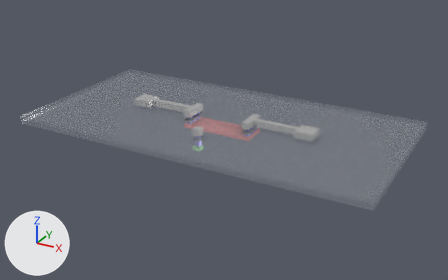
The glTF model tests/Resistor-Basics/build/Simple_Resistor_Space/board.glb as it was, and as the next commit left it.
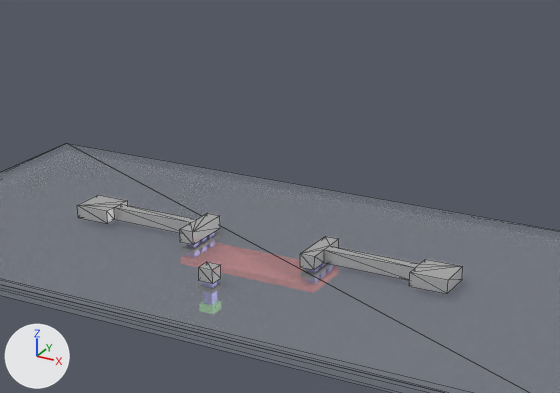
There are two pictures of each version: one whole from a 50 mm camera at (0.0000254, -0.0000327, 0.0000135) aimed at (0.0000103, -0.0000053, -0.0000003), one close up on the part from 22% to 82% of the width and 0% to 68% of the height. The lights are fixed; the arrows at lower left show +X, +Y and +Z. The last two pictures show the newer version. The close-ups show mesh edges as thin lines. Vertices at exactly the same position are counted once.

The scene before the commit, as lines of its bpy script (objects in view):
```python
ob_copper_net1_contour0 = bpy.data.objects.new('Copper_Net1_Contour0', me_copper_net1_contour0)
ob_copper_net1_contour0.location = (0.0, 0.0, 0.0)
ob_copper_net2_contour0 = bpy.data.objects.new('Copper_Net2_Contour0', me_copper_net2_contour0)
ob_copper_net2_contour0.location = (0.0, 0.0, 0.0)
ob_copper_net2_contour0_001 = bpy.data.objects.new('Copper_Net2_Contour0.001', me_copper_net2_contour0_001)
ob_copper_net2_contour0_001.location = (0.0, 0.0, 0.0)
ob_copper_net3_contour0 = bpy.data.objects.new('Copper_Net3_Contour0', me_copper_net3_contour0)
ob_copper_net3_contour0.location = (0.0, 0.0, 0.0)
ob_substrate_base_0 = bpy.data.objects.new('Substrate_Base_0', me_substrate_base_0)
ob_substrate_base_0.location = (0.0, 0.0, 0.0)
# also in view: 'Dielectric_ild1' at (0.00001, -0.000005, 0.0000008); 'Substrate_Base_1' at (0.00001, -0.000005, 0.0000008)
```
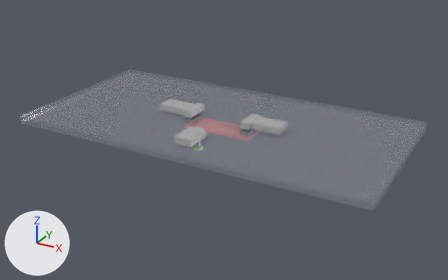
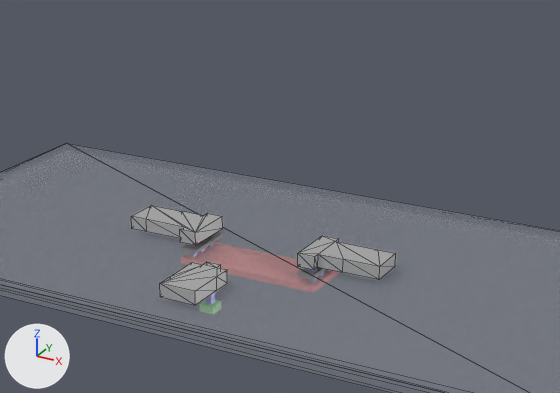
Location of each change, (x1, y1, x2, y2) in pixels of the close-ups (560 x 393 px; the box of a moved part takes in the faces that stretch with it):
'Copper_Net2_Contour0.001', reshaped (not visible afterwards): before (300, 236, 463, 294)
'Copper_Net1_Contour0', reshaped (35% narrower, 20% shorter): before (77, 195, 220, 245); after (131, 205, 223, 245)
'Copper_Net2_Contour0', reshaped (not visible before): after (298, 236, 396, 280)
'Copper_Net3_Contour0', reshaped (196% wider, 91% taller): before (199, 262, 221, 284); after (160, 262, 227, 305)
part 1 of me_copper_net1_contour0, moved or reshaped: before (77, 195, 206, 244); after (131, 205, 206, 245)
part 4 of me_copper_net2_contour0_001, reshaped: before (301, 236, 463, 294)
part 5 of me_copper_net2_contour0_001, recoloured: before (300, 254, 314, 270)

What changed in the scene script:
```text
Change me_copper_net1_contour0:
    used by ob_copper_net1_contour0; location = (0.0, 0.0, 0.0)
    remove me_copper_net1_contour0.from_pydata(...)  # 24 vertices, 44 faces; spans x 0.000004..0.000008, y -0.000006..-0.000004, z 0.000001
    add me_copper_net1_contour0.from_pydata(...)  # 20 vertices, 36 faces; spans x 0.000006..0.000008, y -0.000006..-0.000004, z 0.000001
    me_copper_net1_contour0 part 1
    12 vertices are removed from x 0.000004..0.000008, y -0.000006..-0.000004, z 0.000001
    37 faces are deleted
    4 vertices move within x 0.000006, y -0.000006..-0.000004, z 0.000001
    8 vertices are added at x 0.000007..0.000008, y -0.000006..-0.000004, z 0.000001
    29 new faces join them
Change me_copper_net2_contour0:
    used by ob_copper_net2_contour0; location = (0.0, 0.0, 0.0)
    remove me_copper_net2_contour0.from_pydata(...)  # 8 vertices, 12 faces; spans x 0.000012, y -0.000006..-0.000004, z 0.000001
    remove me_copper_net2_contour0.materials.append(mat_titanium_silicide)  # grey #898989
    add me_copper_net2_contour0.from_pydata(...)  # 20 vertices, 36 faces; spans x 0.000012..0.000014, y -0.000006..-0.000004, z 0.000001
    me_copper_net2_contour0 part 3: 12 vertices added at x 0.000012..0.000014, y -0.000006..-0.000004, z 0.000001
    add me_copper_net2_contour0.materials.append(mat_aluminum)  # light grey #e1e1e1
Change me_copper_net3_contour0:
    used by ob_copper_net3_contour0; location = (0.0, 0.0, 0.0)
    remove me_copper_net3_contour0.from_pydata(...)  # 8 vertices, 12 faces; spans x 0.00001, y -0.000008..-0.000007, z 0.000001
    add me_copper_net3_contour0.from_pydata(...)  # 20 vertices, 36 faces; spans x 0.000009..0.00001, y -0.000009..-0.000007, z 0.000001
    me_copper_net3_contour0 part 2
    2 vertices are removed from x 0.00001, y -0.000008, z 0.000001
    12 faces are deleted
    1 vertex moves within x 0.00001, y -0.000008, z 0.000001
    14 vertices are added at x 0.000009..0.00001, y -0.000009..-0.000007, z 0.000001
    36 new faces join them
Change me_copper_net2_contour0_001:
    used by ob_copper_net2_contour0_001; location = (0.0, 0.0, 0.0)
    remove me_copper_net2_contour0_001.from_pydata(...)  # 24 vertices, 44 faces; spans x 0.000012..0.000015, y -0.000006..-0.000004, z 0.000001
    add me_copper_net2_contour0_001.from_pydata(...)  # 8 vertices, 12 faces; spans x 0.000012, y -0.000006..-0.000004, z 0.000001
    me_copper_net2_contour0_001 part 4
    16 vertices are removed from x 0.000012..0.000015, y -0.000006..-0.000004, z 0.000001
    41 faces are deleted
    1 vertex moves within x 0.000012, y -0.000006, z 0.000001
    9 new faces join them
    me_copper_net2_contour0_001 part 5: 3 faces spanning x 0.000012, y -0.000006..-0.000004, z 0.000001 switch from mat_aluminum (light grey #e1e1e1) to mat_titanium_silicide (grey #898989)
```
